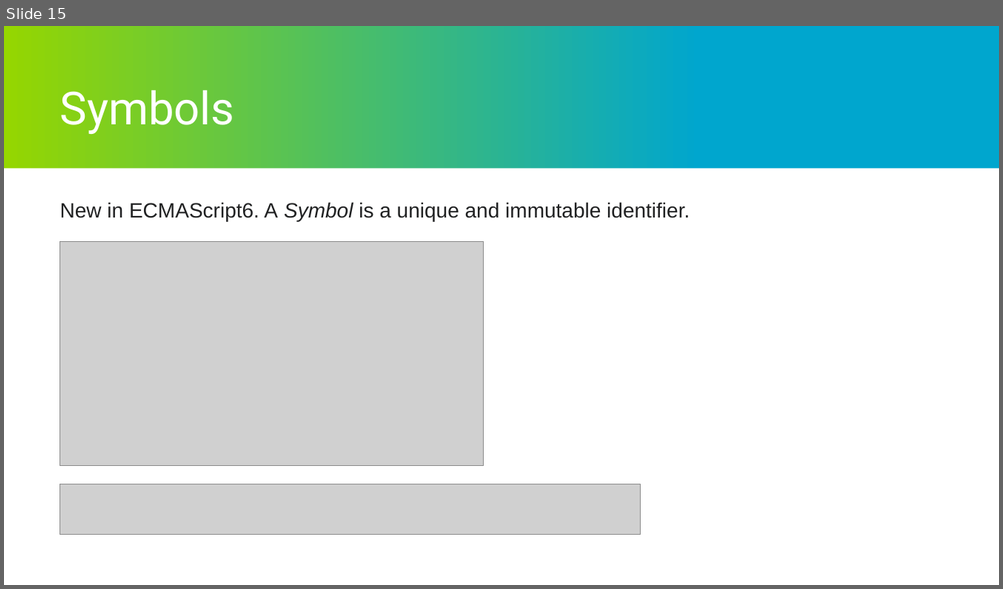
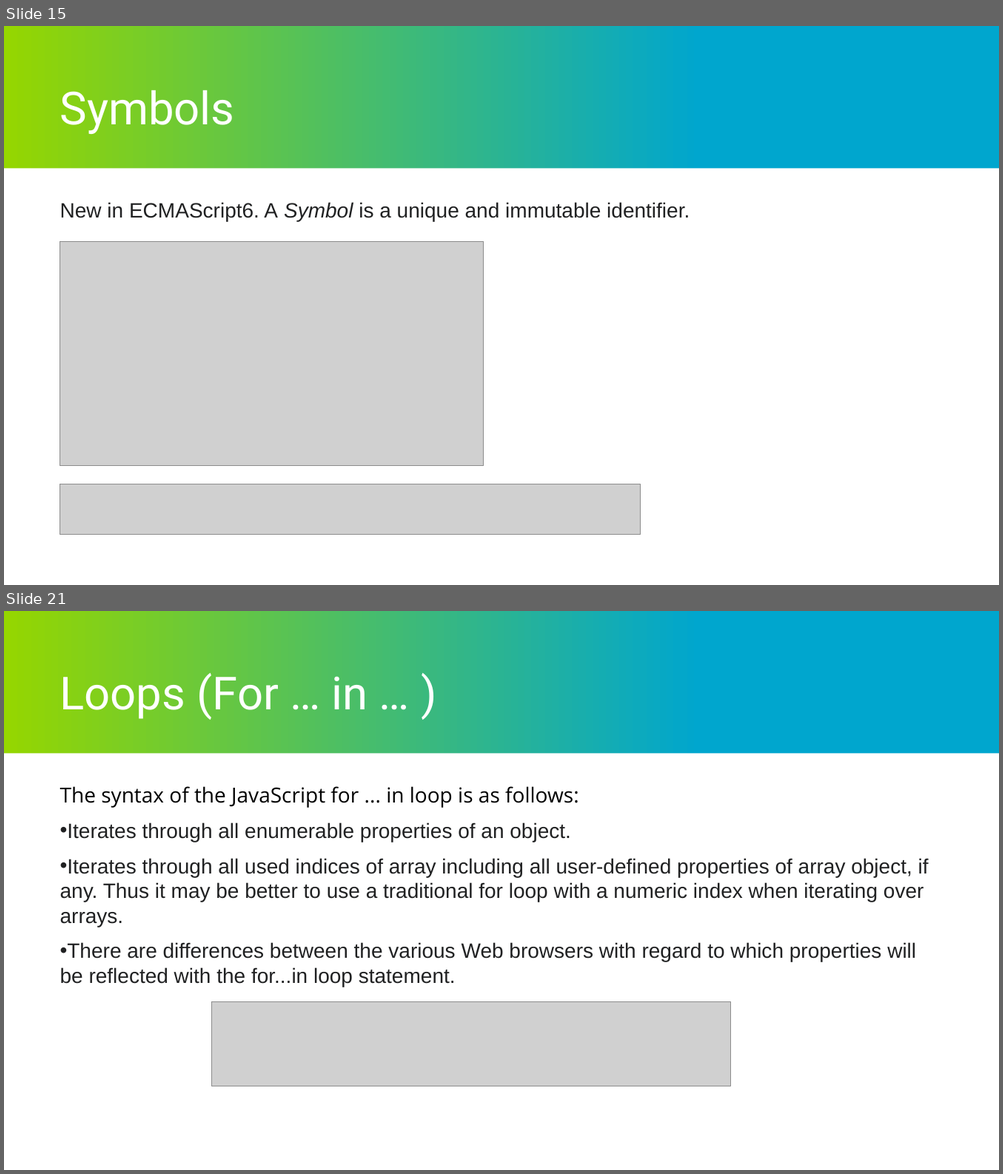
Before and after one commit to maksym-strus/presentations, a slide deck: Syntax.pptx. Shown one above the other, each under a label of ours: slide 15 before the commit, slides 15 and 21 after it; the slides between them are not shown. The pictures are 1003x589 and 1003x1174 pixels, drawn with LibreOffice and Linux fonts; fonts in the diff are those of the drawing; grey boxes stand for pictures; background and template pictures are left out. Boxes give left, top, right and bottom in pixels: in the first picture for what was removed or moved away, otherwise in the second. Text is boxed around its words. In the diff, an @@ line names an element or a change of style, - is before the commit and + after.

```diff
--- a/Syntax.pptx
+++ b/Syntax.pptx
@@ slide 21 added at box(4, 611, 999, 1170), background #000000; not listed: 2 template elements that a slide beside it also shows @@
@@ title added at box(60, 673, 368, 720), 44 pt, text #FFFFFF @@
+Loops (For … in … )
@@ text added at box(60, 786, 928, 987), 20 pt, text #202122 @@
+The syntax of the JavaScript for ... in loop is as follows:
+• Iterates through all enumerable properties of an object.
+• Iterates through all used indices of array including all user-defined properties of array object, if any. Thus it may be better to use a traditional for loop with a numeric index when iterating over arrays.
+• There are differences between the various Web browsers with regard to which properties will be reflected with the for...in loop statement.
@@ picture added at box(212, 1002, 731, 1087) @@
```
Also in this commit, not shown: 18 other slides added, 1 other file.
